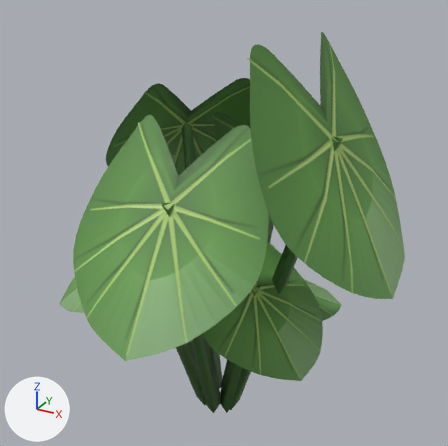
A saved change to the glTF model game/assets/models/keladi.glb.
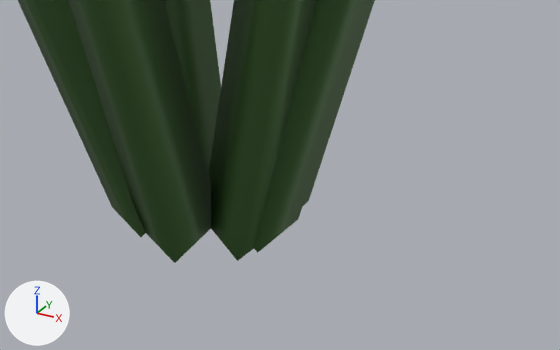
There are two pictures of each version: one whole from a camera (50 mm lens) standing at (0.669, -1.19, 1.119) and looking at (-0.008, 0.041, 0.503), one close up from a camera (50 mm lens) standing at (0.251, -0.364, 0.218) and looking at (0.035, 0.028, 0.022). Lighting does not change. The marker at lower left points along +X, +Y and +Z. The last two pictures show the newer version. Where no turn or scale is listed for an object, it has been applied to the vertices.

Before the edit, the objects in view are built like this:
```python
me_keladi_mesh = bpy.data.meshes.new('keladi_mesh')
me_keladi_mesh.from_pydata(...)  # 175 vertices, 210 faces; spans x -0.524..0.467, y -0.461..0.512, z 0.0..0.987
me_keladi_mesh.materials.append(mat_m_leaf)
ob_keladi_mesh = bpy.data.objects.new('keladi_mesh', me_keladi_mesh)
ob_keladi_mesh.location = (0.0, 0.0, 0.0)
```
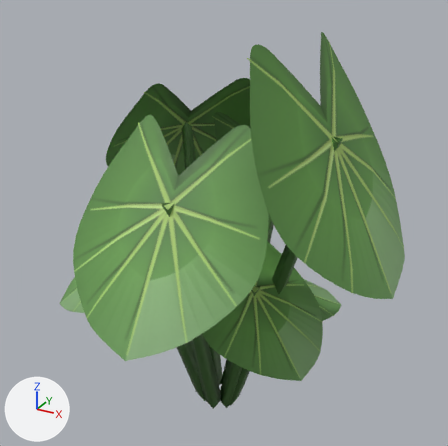
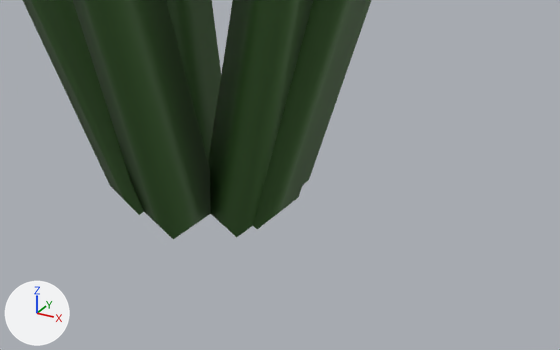
Where the change shows, as pixel boxes [x1, y1, x2, y2] in the close-ups (560 x 350 px):
'keladi_mesh', reshaped: before [18, 0, 375, 263]; after [23, 0, 371, 239]

The change in detail:
me_keladi_mesh is used by ob_keladi_mesh; location (0.0, 0.0, 0.0).
me_keladi_mesh had 175 vertices, 210 faces and spanned x -0.524..0.467, y -0.461..0.512, z 0.0..0.987.
me_keladi_mesh now has 175 vertices, 210 faces and spans x -0.524..0.467, y -0.461..0.512, z 0.015..0.987.
me_keladi_mesh part 1: all 21 vertices in x -0.059..0.053, y -0.063..0.062, z 0.0..0.009 are scaled about their middle by (1, 1, 0), then moved by (0.0, 0.0, 0.011).
